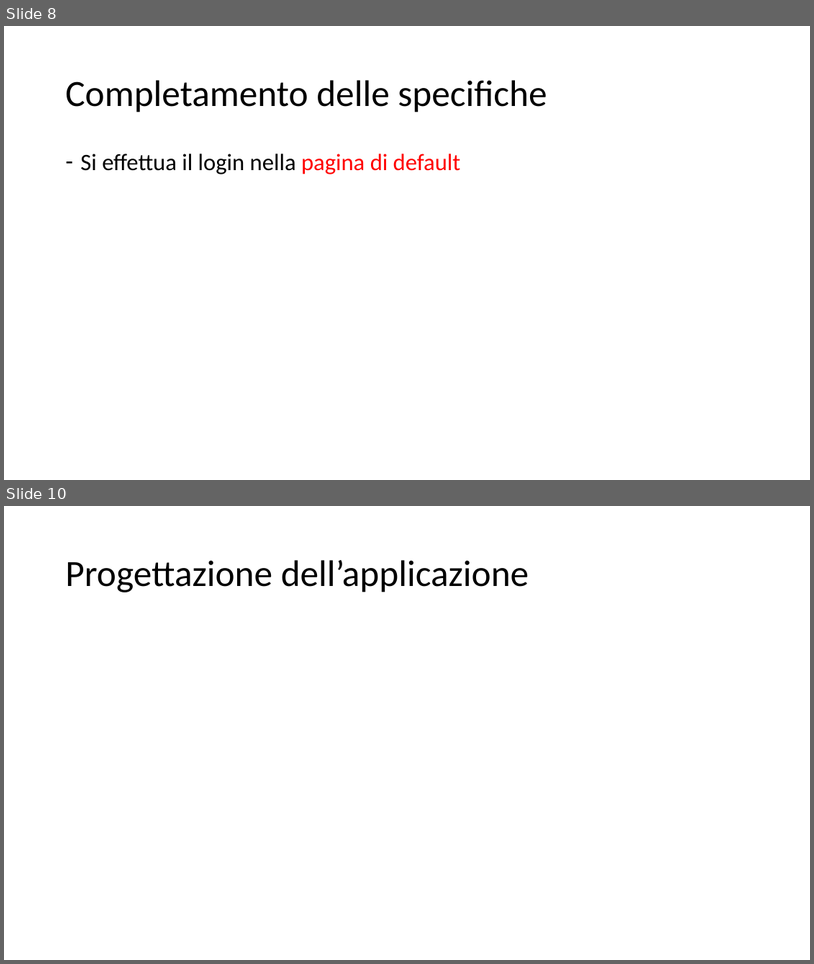
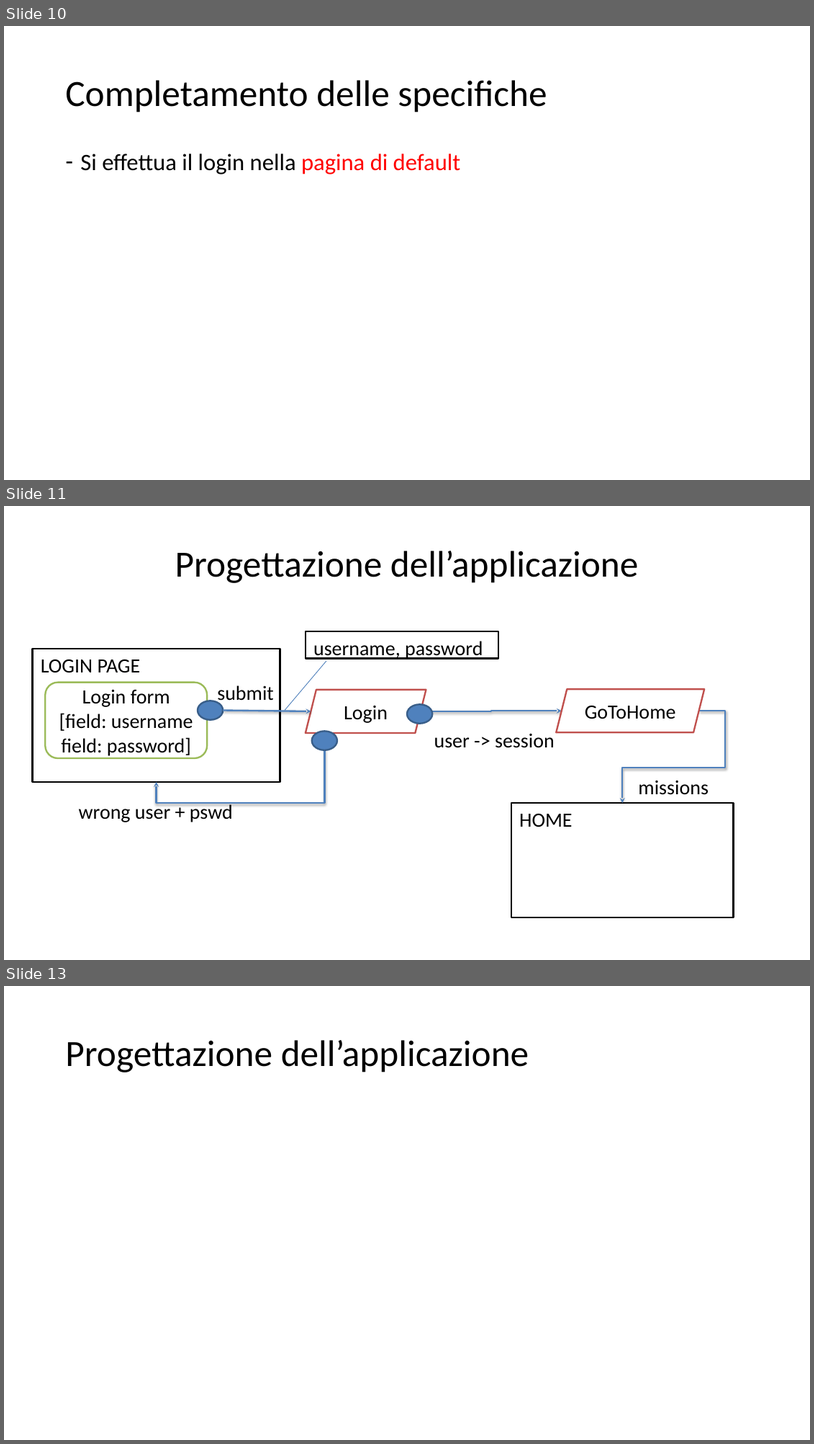
Before and after one commit to Trixyz28/TIW-ImgCatalog, a slide deck: Documents/TIWProject.pptx. Shown one above the other, each under a label of ours: slides 8 and 10 before the commit, slides 10, 11 and 13 after it; the slides between them are not shown. The pictures are 814x964 and 814x1444 pixels, drawn with LibreOffice and Linux fonts; fonts in the diff are those of the drawing. Boxes give left, top, right and bottom in pixels: in the first picture for what was removed or moved away, otherwise in the second. Text is boxed around its words. In the diff, an @@ line names an element or a change of style, - is before the commit and + after.

Commit message:
Category list (Home Page)

```diff
--- a/Documents/TIWProject.pptx
+++ b/Documents/TIWProject.pptx
@@ slide 11 added at (x1=4, y1=506, x2=810, y2=960), background #FFFFFF @@
@@ title added at (x1=175, y1=551, x2=638, y2=583), 44 pt, text #000000 @@
+Progettazione dell’applicazione
@@ rectangle added at (x1=306, y1=631, x2=499, y2=659), fill #FFFFFF, outline #000000 2 pt, 24 pt, text #000000 @@
+username, password
@@ rectangle added at (x1=32, y1=649, x2=280, y2=782), fill #FFFFFF, outline #000000 2 pt, 24 pt, text #000000 @@
+LOGIN PAGE
@@ line added from (327, 661) to (285, 710), #4A7DBA 0.75 pt @@
@@ rounded rectangle added at (x1=45, y1=682, x2=207, y2=758), fill #FFFFFF, outline #9BBB59 2 pt, 24 pt, text #000000 @@
+Login form
+[field: username
+field: password]
@@ text added at (x1=217, y1=685, x2=273, y2=705), 24 pt, text #000000 @@
+submit
@@ parallelogram added at (x1=306, y1=690, x2=426, y2=733), fill #FFFFFF, outline #C0504D 2 pt, 24 pt, text #000000 @@
+Login
@@ parallelogram added at (x1=556, y1=690, x2=705, y2=733), fill #FFFFFF, outline #C0504D 2 pt, 24 pt, text #000000 @@
+GoToHome
@@ ellipse added at (x1=198, y1=701, x2=223, y2=720), fill #4F81BD, outline #395E89 2 pt @@
@@ arrow added from (223, 710) to (311, 711), #4F81BD 2 pt @@
@@ ellipse added at (x1=407, y1=705, x2=433, y2=723), fill #4F81BD, outline #395E89 2 pt @@
@@ elbow arrow added from (421, 711) to (562, 710), #4F81BD 2 pt @@
@@ elbow arrow added from (700, 710) to (623, 803), #4F81BD 2 pt @@
@@ ellipse added at (x1=312, y1=731, x2=337, y2=750), fill #4F81BD, outline #395E89 2 pt @@
@@ text added at (x1=435, y1=734, x2=555, y2=748), 24 pt, text #000000 @@
+user -> session
@@ elbow arrow added from (324, 750) to (157, 782), #4F81BD 2 pt @@
@@ text added at (x1=638, y1=780, x2=709, y2=795), 24 pt, text #000000 @@
+missions
@@ text added at (x1=79, y1=802, x2=233, y2=822), 24 pt, text #000000 @@
+wrong user + pswd
@@ rectangle added at (x1=512, y1=803, x2=733, y2=917), fill #FFFFFF, outline #000000 2 pt, 24 pt, text #000000 @@
+HOME
@@ what was slide 8 is now slide 10 @@
@@ what was slide 10 is now slide 13 @@
```
Also in this commit, not shown: 3 slides changed, 8 other slides added, 2 slides removed, 11 other files.
